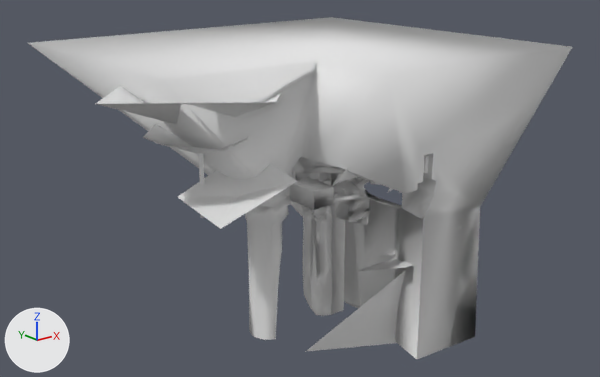
The Blender file data/levels/warren/models/warren.blend as it was, and as the next commit left it.
Camera for both pictures: a 50 mm camera at (-21382.0, -23527.0, 10586.0) aimed at (-1165.0, 1745.0, 477.0). Lighting does not change. The marker at lower left points along +X, +Y and +Z. Materials are left out; every surface is plain grey.

Names of what the first picture shows: 'bsp'.
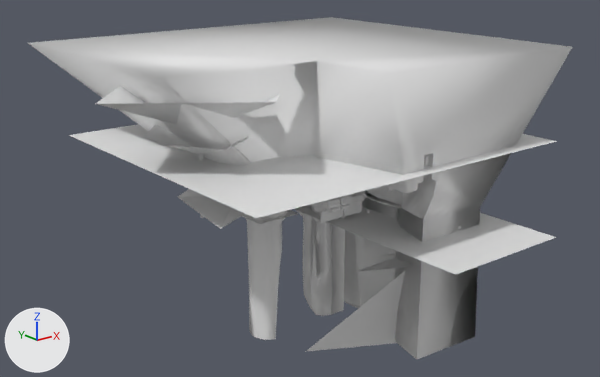
Edits to the scene script, one JSON object a line:
```json
{"block": "me_bsp_mesh", "where": "# used by ob_bsp; parent = ob_frame; location = (196.3, 82.67, -70.59)"}
{"op": "remove", "block": "me_bsp_mesh", "code": "me_bsp_mesh.from_pydata(...)  # 7669 vertices, 10264 faces; spans x -6886.0..4999.0, y -3397.0..6420.0, z -3629.0..4139.0"}
{"op": "add", "block": "me_bsp_mesh", "code": "me_bsp_mesh.from_pydata(...)  # 9216 vertices, 11872 faces; spans x -6886.0..4999.0, y -3397.0..6420.0, z -3629.0..4139.0"}
{"block": "me_bsp_mesh", "change": "me_bsp_mesh part 1: 9 loose pieces with 56 vertices, spanning x -1960.0..683.0, y -2376.0..164.0, z 161.0..947.0, are deleted"}
{"block": "me_bsp_mesh", "change": "me_bsp_mesh part 2: 30 vertices moved from x -1640.0..691.0, y -987.0..173.0, z 147.0..1681.0 to x -1160.0..691.0, y -853.0..167.0, z 147.0..1388.0; 119 vertices removed from x -1960.0..-180.0, y -1067.0..1719.0, z 42.0..1681.0; 1706 vertices added at x -2730.0..511.0, y -1352.0..1538.0, z 14.0..1439.0"}
{"op": "add", "block": "me_plane_001", "code": ["me_plane_001 = bpy.data.meshes.new('Plane.001')", "me_plane_001.from_pydata(...)  # 55 vertices, 30 faces; spans x -5228.0..9386.0, y -7297.0..7789.0, z -2032.0..779.0"]}
{"op": "add", "block": "ob_portals", "code": ["ob_portals = bpy.data.objects.new('portals', me_plane_001)", "ob_portals.parent = ob_frame", "ob_portals.matrix_parent_inverse = Matrix(((0.667, 0.0, 0.0, 0.0), (0.0, 0.667, 0.0, 717.0), (0.0, 0.0, 0.667, 0.0), (0.0, 0.0, 0.0, 1.0)))", "ob_portals.location = (-2927.0, 264.2, 1789.0)", "_m = ob_portals.modifiers.new('Triangulate', 'TRIANGULATE')", "_m = ob_portals.modifiers.new('EdgeSplit', 'EDGE_SPLIT')", "_m.use_edge_angle = False"]}
```

What differs and where, as boxes (x1, y1, x2, y2) in the pictures (600 x 377 px):
```json
{"object": "portals", "change": "added", "after": [69, 124, 557, 275]}
{"part": 1, "of": "me_bsp_mesh", "change": "deleted", "before": [335, 194, 370, 225]}
{"part": 2, "of": "me_bsp_mesh", "change": "built on", "before": [278, 61, 401, 213], "after": [165, 61, 387, 223]}
```
